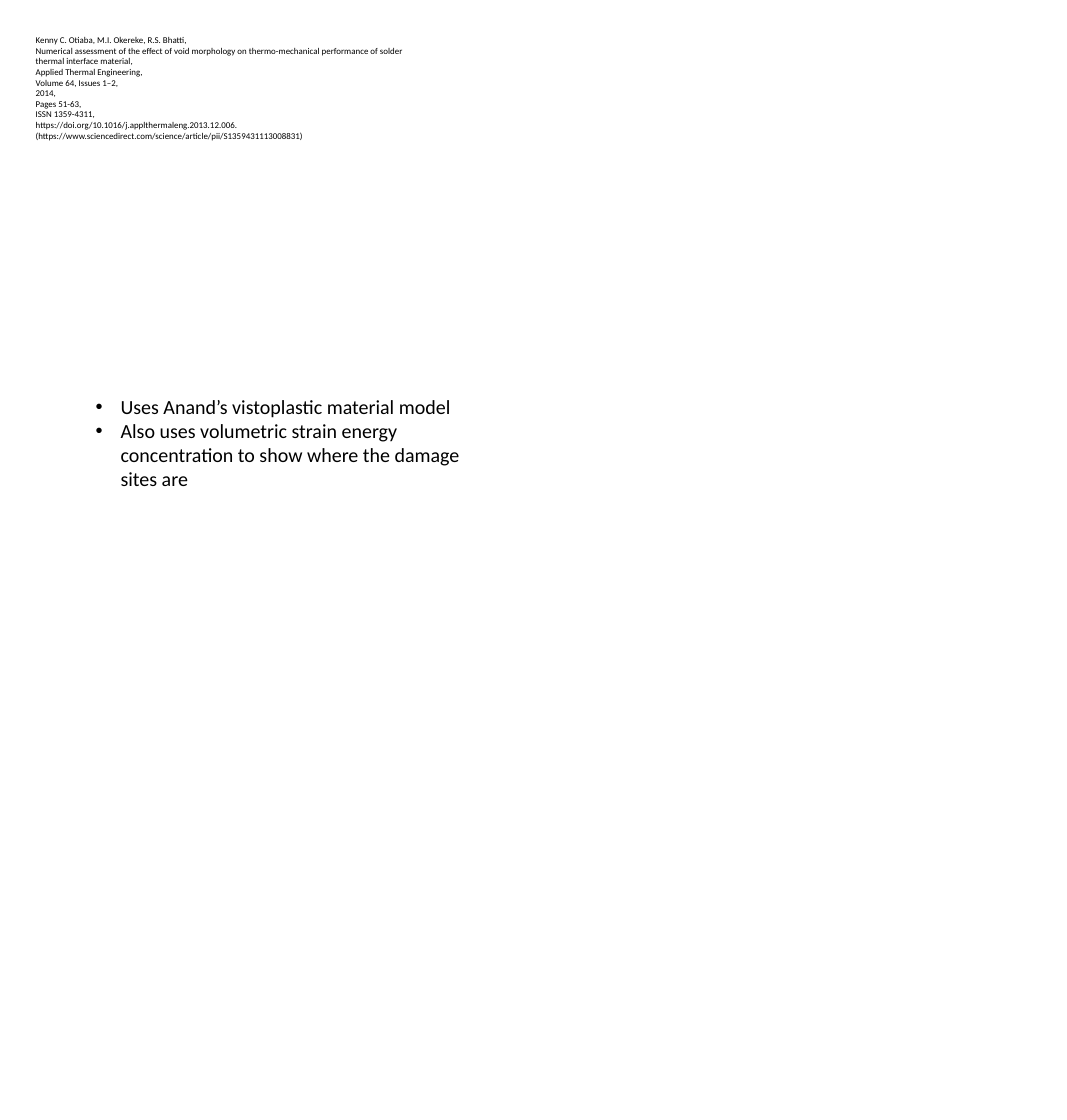
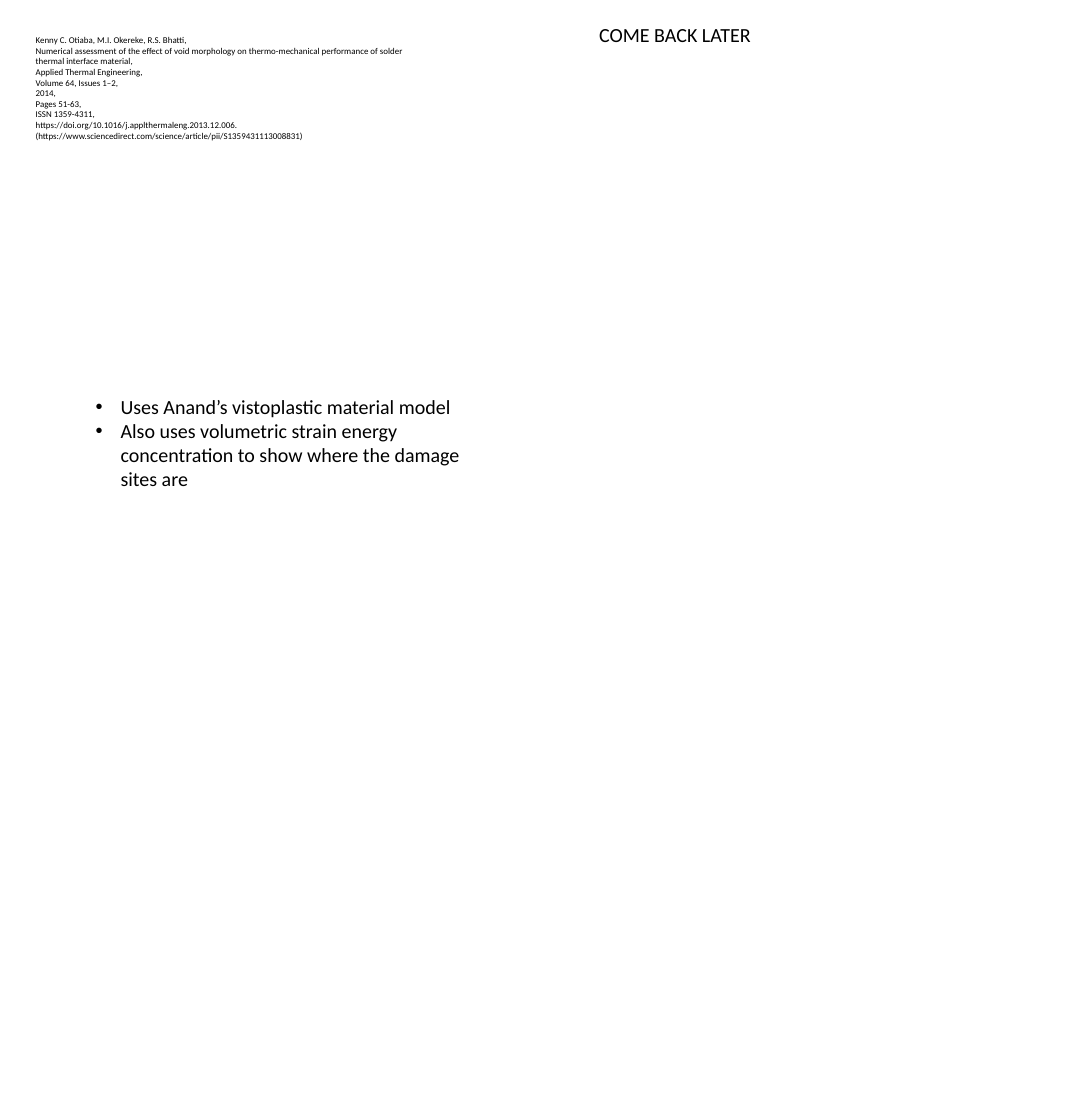
Before and after one commit to ArcticChicken855/Void-Study, a slide deck: slide 5 of Sources/MainSources.pptx. Drawn at 1067x1120 pixels with LibreOffice and Linux fonts; fonts in the diff are those of the drawing. Boxes give left, top, right and bottom in pixels: in the first picture for what was removed or moved away, otherwise in the second. Text is boxed around its words. In the diff, an @@ line names an element or a change of style, - is before the commit and + after.

```diff
--- a/Sources/MainSources.pptx
+++ b/Sources/MainSources.pptx
@@ text added at (599,29,751,42), 18 pt, text #000000 @@
+COME BACK LATER
```
Also in this commit, not shown: 2 other slides changed, 5 slides added, 7 other files.
